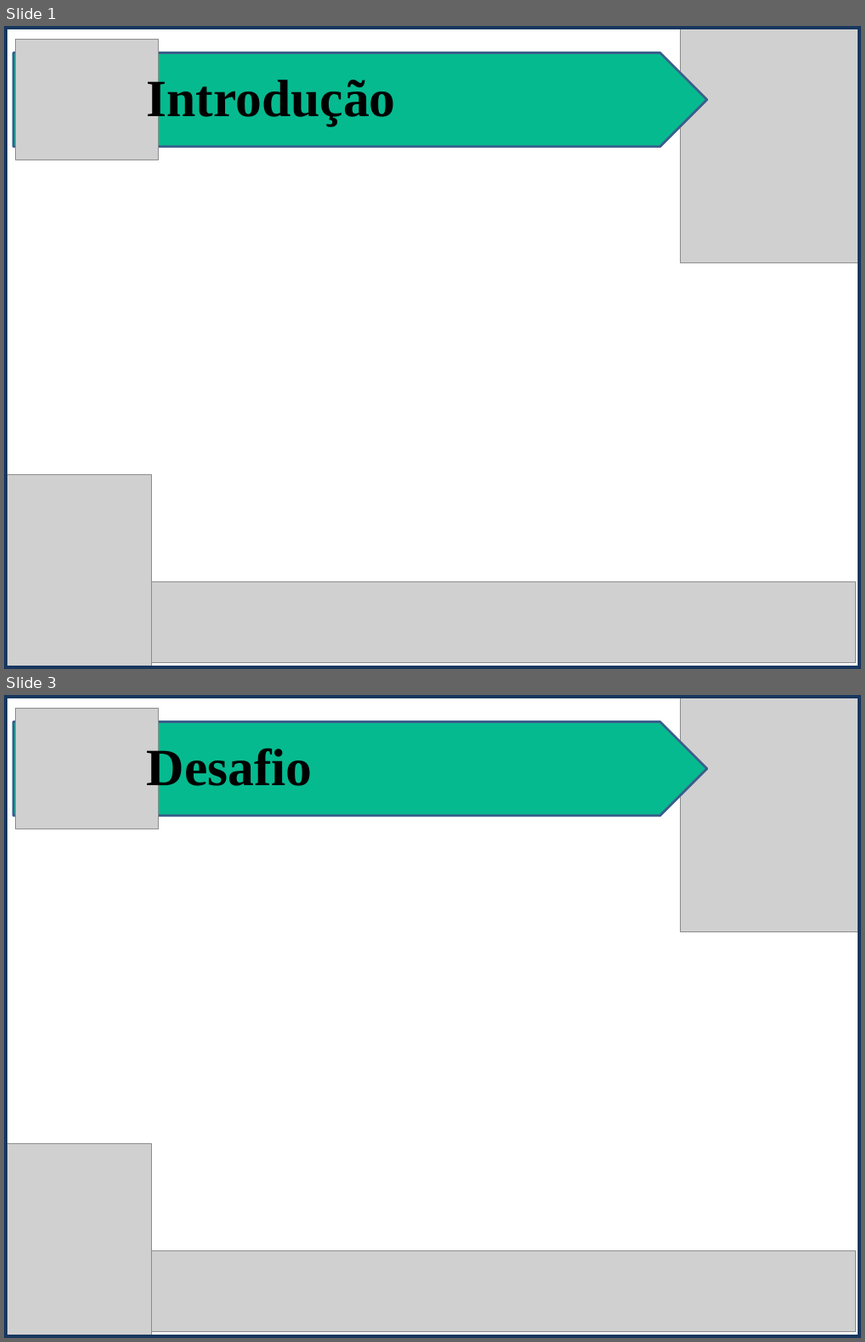
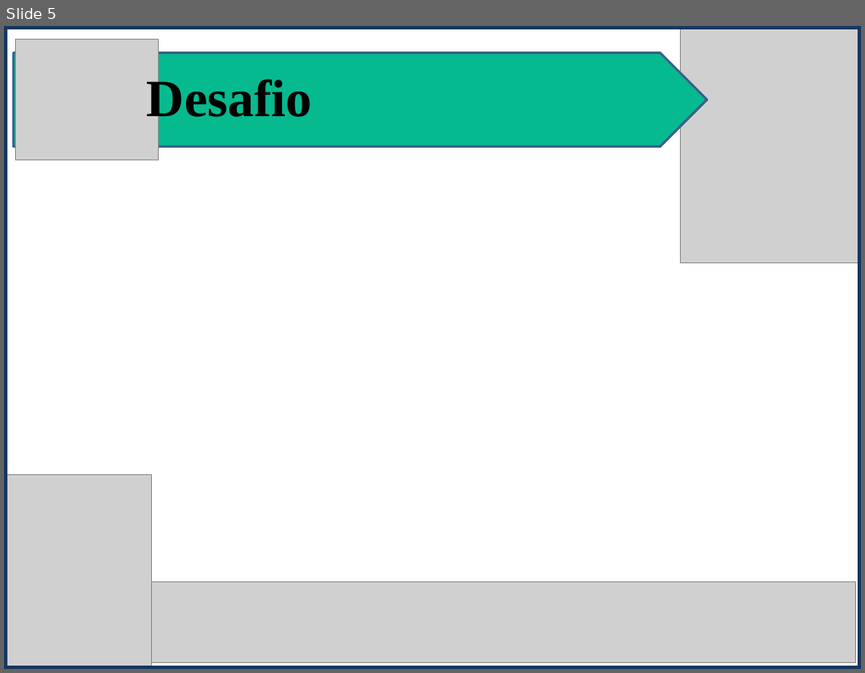
Before and after one commit to isamartins/t018_DesenvolvimentoWeb, a slide deck: trabalho_av2/Vuejs_Apresentacao.pptx. Shown one above the other, each under a label of ours: slides 1 and 3 before the commit, slide 5 after it; the slides between them are not shown. The pictures are 865x1342 and 865x673 pixels, drawn with LibreOffice and Linux fonts; fonts in the diff are those of the drawing; grey boxes stand for pictures. Boxes give left, top, right and bottom in pixels: in the first picture for what was removed or moved away, otherwise in the second. Text is boxed around its words. In the diff, an @@ line names an element or a change of style, - is before the commit and + after.

```diff
--- a/trabalho_av2/Vuejs_Apresentacao.pptx
+++ b/trabalho_av2/Vuejs_Apresentacao.pptx
@@ slide 1 removed at (x1=4, y1=26, x2=861, y2=669), background #FFFFFF @@
@@ rectangle removed at (x1=4, y1=26, x2=861, y2=669) @@
@@ picture removed at (x1=15, y1=40, x2=157, y2=160) @@
@@ picture removed at (x1=680, y1=26, x2=861, y2=262) @@
@@ pentagon arrow removed at (x1=13, y1=52, x2=707, y2=146) @@
@@ text removed at (x1=147, y1=75, x2=396, y2=126) @@
-Introdução
@@ picture removed at (x1=4, y1=474, x2=151, y2=667) @@
@@ picture removed at (x1=151, y1=581, x2=856, y2=662) @@
@@ what was slide 3 is now slide 5 @@
```
Also in this commit, not shown: 2 slides changed, 3 slides added, 1 other file.
